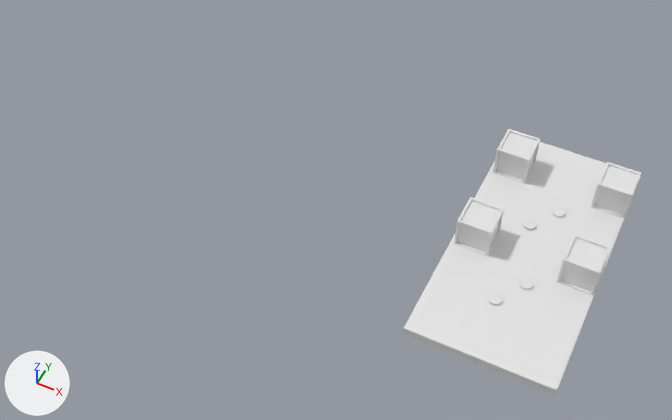
A saved change to the FBX model Assets/FlexibleCelShader/Example/3dAsset/Tiles/Tiles2.fbx.
One viewpoint serves both versions: a 50 mm camera at (28.5, -33.6, 39.2) aimed at (12.6, -1.6, -0.7). Arrows for +X, +Y and +Z are at lower left; the lights stay in place. Where no turn or scale is listed for an object, it has been applied to the vertices.

Objects in the first picture: 'Cube.013', 'Platforme.002|Cube.007|Dupli|', 'Platforme.003|Cube.007|Dupli|', 'Platforme.004|Cube.007|Dupli|', 'Platforme.005|Cube.007|Dupli|'.
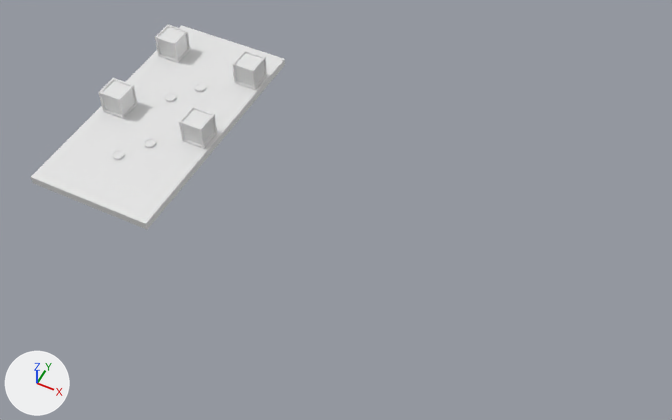
Not drawn themselves, but carrying or shaping drawn objects: ob_mur_dammage, ob_mur_dammage_002, ob_platforme_005, ob_platforme_004, ob_mur_dammage_003, ob_platforme_002, ob_mur_dammage_001, ob_platforme_003.

Where the newer file only moved an object's origin or applied its transform, the numbers keep the older frame.

Where the change shows, as pixel boxes (x1, y1, x2, y2) in the pictures (672 x 420 px):
```json
{"object": "Cube.013", "change": "mesh moved", "before": [403, 142, 641, 396], "after": [31, 25, 285, 229]}
{"object": "Platforme.004|Cube.007|Dupli|", "change": "moved, rescaled", "before": [557, 234, 611, 295], "after": [179, 106, 217, 148], "on screen": "29% narrower, 31% shorter"}
{"object": "Platforme.005|Cube.007|Dupli|", "change": "moved, rescaled", "before": [454, 197, 504, 256], "after": [98, 78, 138, 119], "on screen": "20% narrower, 30% shorter"}
{"object": "Platforme.003|Cube.007|Dupli|", "change": "moved, rescaled", "before": [591, 162, 641, 219], "after": [232, 50, 267, 90], "on screen": "29% narrower, 29% shorter"}
{"object": "Platforme.002|Cube.007|Dupli|", "change": "moved, rescaled", "before": [493, 128, 540, 183], "after": [155, 24, 190, 63], "on screen": "25% narrower, 29% shorter"}
{"object": "Mur Dammage|Cylinder.003|Dupli|", "change": "moved", "before": [488, 293, 502, 305], "after": [112, 150, 124, 159]}
{"object": "Mur Dammage.001|Cylinder.003|Dupli|", "change": "moved", "before": [519, 278, 533, 290], "after": [144, 138, 156, 148]}
{"object": "Mur Dammage.002|Cylinder.003|Dupli|", "change": "moved", "before": [523, 219, 537, 230], "after": [165, 93, 176, 102]}
{"object": "Mur Dammage.003|Cylinder.003|Dupli|", "change": "moved", "before": [553, 207, 566, 217], "after": [194, 83, 206, 92]}
```

Edits to the scene script, one JSON object a line:
```json
{"block": "me_cube_008", "where": "me_cube_008.from_pydata(...)  # 8 vertices, 6 faces; spans x -4.0..4.0, y -8.0..8.0, z -0.3..0.3"}
{"block": "me_cube_008", "where": "# used by ob_cube_013; location = (23.55, 0.0, 0.0)"}
{"block": "me_cube_008", "change": "me_cube_008 part 1: the whole mesh is moved by (-23.6, 0.0, 0.0)"}
{"op": "set", "path": "ob_mur_dammage_002.location", "old": "(23.45, 1.379, 0.222)", "new": "(-0.101, 1.379, 0.223)"}
{"op": "set", "path": "ob_platforme_004.location", "old": "(26.52, -0.778, 1.167)", "new": "(2.967, -0.778, 1.051)"}
{"op": "set", "path": "ob_platforme_004.scale", "old": "(0.0127, 0.0127, 0.0127)", "new": "(0.01, 0.01, 0.01)"}
{"op": "set", "path": "ob_platforme_005.location", "old": "(20.73, -0.749, 1.167)", "new": "(-2.822, -0.749, 1.051)"}
{"op": "set", "path": "ob_platforme_005.scale", "old": "(0.0127, 0.0127, 0.0127)", "new": "(0.01, 0.01, 0.01)"}
{"op": "set", "path": "ob_mur_dammage.location", "old": "(23.51, -4.292, 0.222)", "new": "(-0.0496, -4.292, 0.223)"}
{"op": "set", "path": "ob_platforme_003.location", "old": "(26.61, 5.185, 1.167)", "new": "(3.054, 5.185, 1.051)"}
{"op": "set", "path": "ob_platforme_003.scale", "old": "(0.0127, 0.0127, 0.0127)", "new": "(0.01, 0.01, 0.01)"}
{"op": "set", "path": "ob_mur_dammage_003.location", "old": "(24.61, 3.0, 0.222)", "new": "(1.059, 3.0, 0.223)"}
{"op": "set", "path": "ob_mur_dammage_001.location", "old": "(24.62, -2.629, 0.222)", "new": "(1.062, -2.629, 0.223)"}
{"op": "set", "path": "ob_platforme_002.location", "old": "(20.76, 5.271, 1.167)", "new": "(-2.793, 5.271, 1.051)"}
{"op": "set", "path": "ob_platforme_002.scale", "old": "(0.0127, 0.0127, 0.0127)", "new": "(0.01, 0.01, 0.01)"}
```
